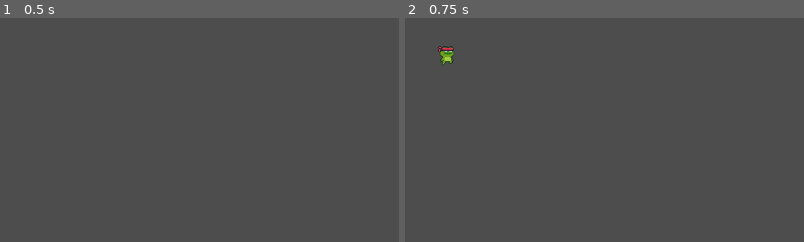
Above: before the commit, frames 1-2 (left to right).
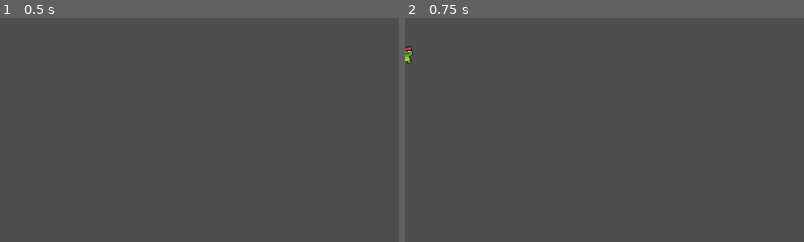
Above: after the commit, the same moments.

Repository: Akantonio/Summer2024Godot
Game: Godot game, scene res://player.tscn
The game is run twice, just before and just after one commit, with the same random seed, the same clock (stepped at 60 frames per second) and the same inputs. Before the commit the project has no main scene; this scene is started directly in both runs.
Inputs:
- Up to frame 1 (0.5 s): no input
- Up to frame 2 (0.75 s): tap Enter (ui_accept) at 0.5, 0.6 s; hold Right (ui_right) from 0.53 s (still down)
The pictures show only the part of the screen within x 0-50%, y 35-85%; the shares and areas given below are measured in that part.

Frame 1 is identical in both runs. In frame 2, 0.4% of the frame differs, in the area x 0-13%, y 12-21%.

Commit message:
addedd input mappings

Diff:
--- a/player.gd
+++ b/player.gd
@@ -21,12 +21,12 @@
 		$Sprite2D.animation = "jump"
 
 	# Handle jump.
-	if Input.is_action_just_pressed("ui_accept") and is_on_floor():
+	if Input.is_action_just_pressed("keyboard_jump") and is_on_floor():
 		velocity.y = JUMP_VELOCITY
 
 	# Get the input direction and handle the movement/deceleration.
 	# As good practice, you should replace UI actions with custom gameplay actions.
-	var direction = Input.get_axis("ui_left", "ui_right")
+	var direction = Input.get_axis("keyboard_left", "keyboard_right")
 	if direction:
 		velocity.x = direction * SPEED
 	else:
--- a/player.tscn
+++ b/player.tscn
@@ -206,7 +206,7 @@
 [node name="Sprite2D" type="AnimatedSprite2D" parent="."]
 texture_filter = 1
 sprite_frames = SubResource("SpriteFrames_xndvy")
-animation = &"idle"
+animation = &"run"
 
 [node name="CollisionShape2D" type="CollisionShape2D" parent="."]
 position = Vector2(0, 2)
--- a/project.godot
+++ b/project.godot
@@ -11,6 +11,7 @@
 [application]
 
 config/name="Summer2024"
+run/main_scene="res://player.tscn"
 config/features=PackedStringArray("4.2", "GL Compatibility")
 config/icon="res://icon.svg"
 
@@ -18,6 +19,34 @@
 
 project/assembly_name="Summer2024"
 
+[input]
+
+keyboard_left={
+"deadzone": 0.5,
+"events": [Object(InputEventKey,"resource_local_to_scene":false,"resource_name":"","device":-1,"window_id":0,"alt_pressed":false,"shift_pressed":false,"ctrl_pressed":false,"meta_pressed":false,"pressed":false,"keycode":0,"physical_keycode":65,"key_label":0,"unicode":97,"echo":false,"script":null)
+]
+}
+keyboard_right={
+"deadzone": 0.5,
+"events": [Object(InputEventKey,"resource_local_to_scene":false,"resource_name":"","device":-1,"window_id":0,"alt_pressed":false,"shift_pressed":false,"ctrl_pressed":false,"meta_pressed":false,"pressed":false,"keycode":0,"physical_keycode":68,"key_label":0,"unicode":100,"echo":false,"script":null)
+]
+}
+keyboard_up={
+"deadzone": 0.5,
+"events": [Object(InputEventKey,"resource_local_to_scene":false,"resource_name":"","device":-1,"window_id":0,"alt_pressed":false,"shift_pressed":false,"ctrl_pressed":false,"meta_pressed":false,"pressed":false,"keycode":0,"physical_keycode":87,"key_label":0,"unicode":119,"echo":false,"script":null)
+]
+}
+keyboard_down={
+"deadzone": 0.5,
+"events": [Object(InputEventKey,"resource_local_to_scene":false,"resource_name":"","device":-1,"window_id":0,"alt_pressed":false,"shift_pressed":false,"ctrl_pressed":false,"meta_pressed":false,"pressed":false,"keycode":0,"physical_keycode":83,"key_label":0,"unicode":115,"echo":false,"script":null)
+]
+}
+keyboard_jump={
+"deadzone": 0.5,
+"events": [Object(InputEventKey,"resource_local_to_scene":false,"resource_name":"","device":-1,"window_id":0,"alt_pressed":false,"shift_pressed":false,"ctrl_pressed":false,"meta_pressed":false,"pressed":false,"keycode":0,"physical_keycode":32,"key_label":0,"unicode":32,"echo":false,"script":null)
+]
+}
+
 [rendering]
 
 renderer/rendering_method="gl_compatibility"
